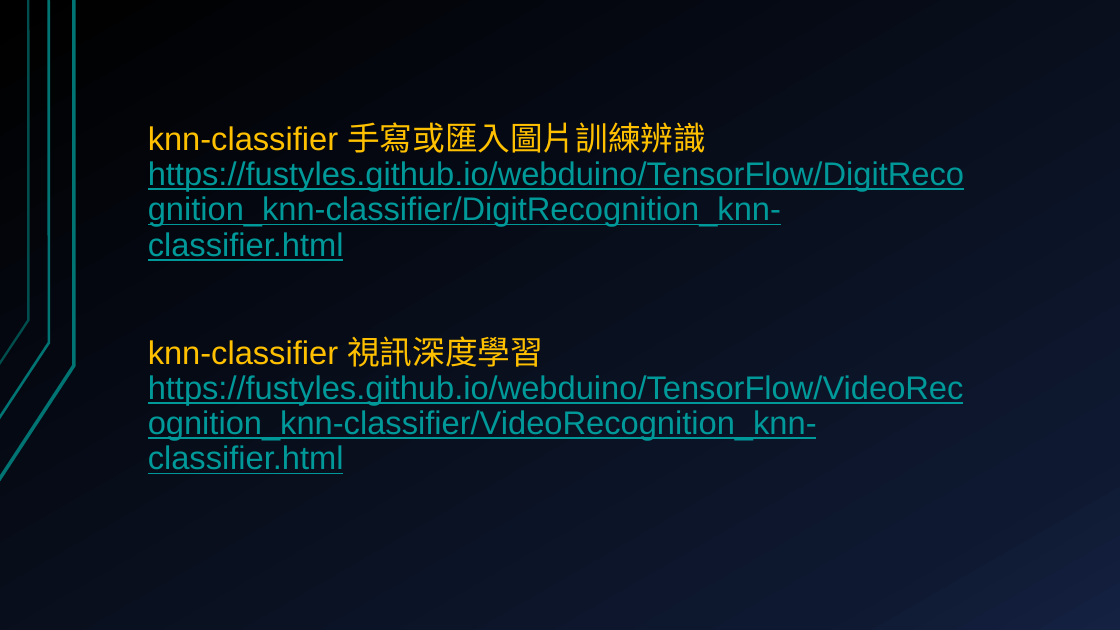
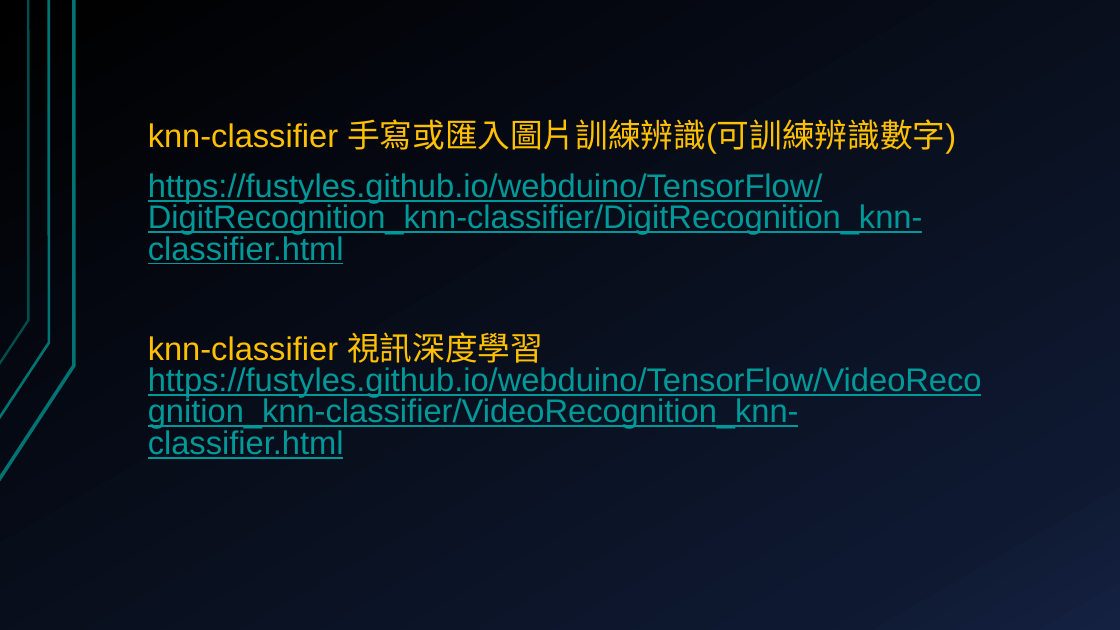
Before and after one commit to deltacod/Workshop, a slide deck: slide 20 of 2019.12.20_esp32-cam/ESP32-CAM-AI影像辨識應用.pptx. Drawn at 1120x630 pixels with LibreOffice and Linux fonts; fonts in the diff are those of the drawing. Boxes give left, top, right and bottom in pixels: in the first picture for what was removed or moved away, otherwise in the second. Text is boxed around its words. In the diff, an @@ line names an element or a change of style, - is before the commit and + after.

```diff
--- a/2019.12.20_esp32-cam/ESP32-CAM-AI影像辨識應用.pptx
+++ b/2019.12.20_esp32-cam/ESP32-CAM-AI影像辨識應用.pptx
@@ text at (148, 119, 956, 264): text changed @@
-knn-classifier 手寫或匯入圖片訓練辨識 https://fustyles.github.io/webduino/TensorFlow/DigitRecognition_knn-classifier/DigitRecognition_knn-classifier.html
+knn-classifier 手寫或匯入圖片訓練辨識(可訓練辨識數字)
+https://fustyles.github.io/webduino/TensorFlow/DigitRecognition_knn-classifier/DigitRecognition_knn-classifier.html
@@ text at (148, 332, 982, 459): line spacing 0.9 to 0.8 @@
```
Also in this commit, not shown: 1 other file.
